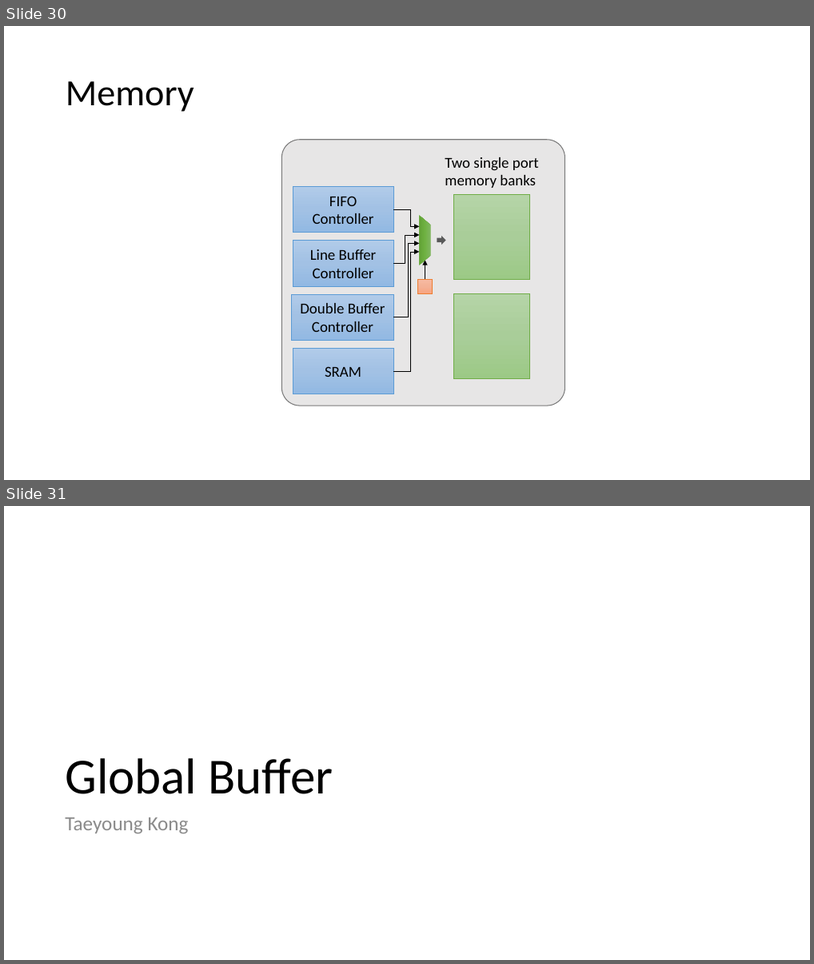
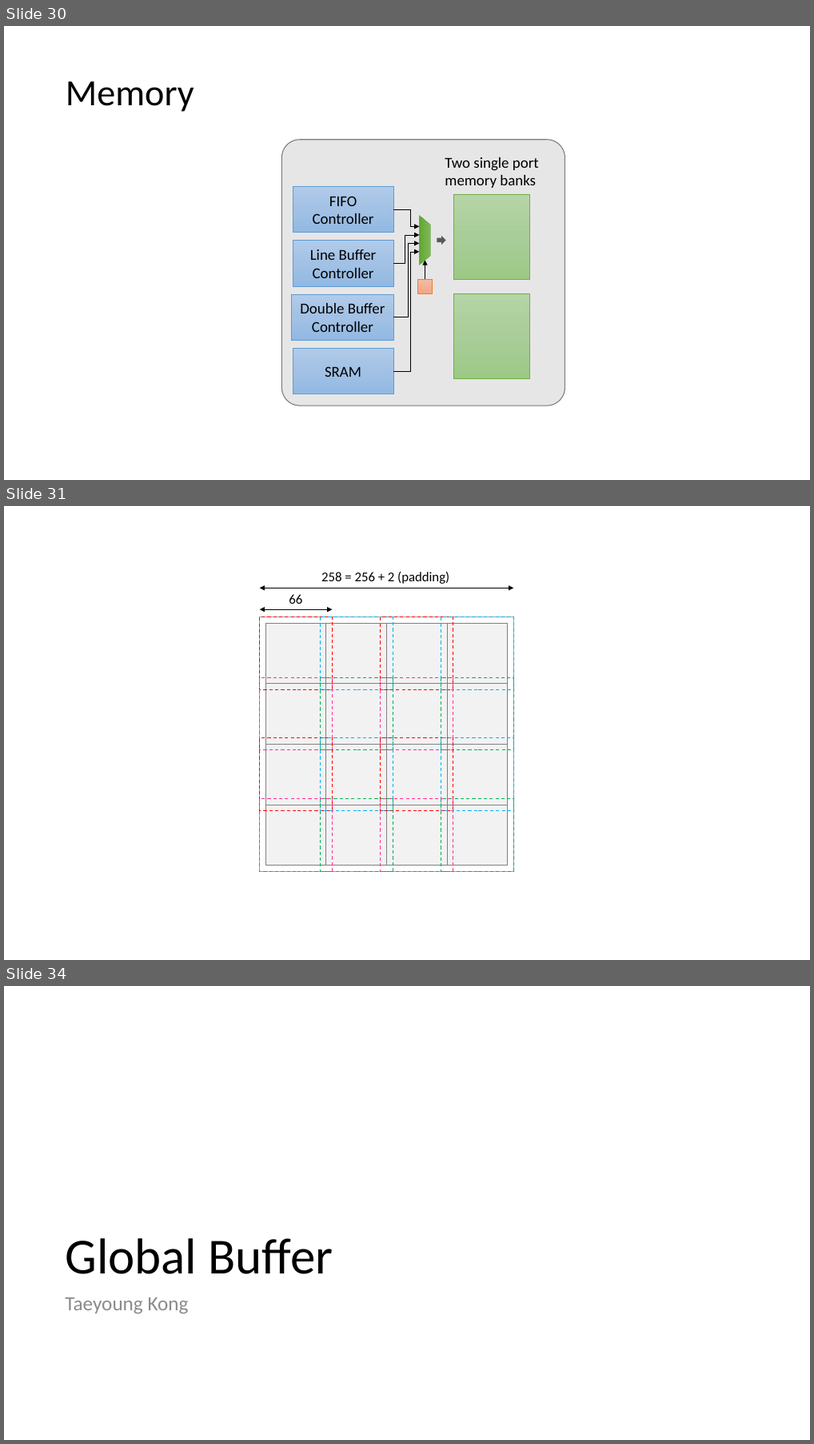
Before and after one commit to StanfordAHA/doc, a slide deck: 2019-05-10-garnet-block-diagrams.pptx. Shown one above the other, each under a label of ours: slides 30 and 31 before the commit, slides 30, 31 and 34 after it; the slides between them are not shown. The pictures are 814x964 and 814x1444 pixels, drawn with LibreOffice and Linux fonts; fonts in the diff are those of the drawing. Boxes give left, top, right and bottom in pixels: in the first picture for what was removed or moved away, otherwise in the second. Text is boxed around its words. In the diff, an @@ line names an element or a change of style, - is before the commit and + after.

```diff
--- a/2019-05-10-garnet-block-diagrams.pptx
+++ b/2019-05-10-garnet-block-diagrams.pptx
@@ slide 31 added at (x1=4, y1=506, x2=810, y2=960), background #FFFFFF @@
@@ text added at (x1=322, y1=572, x2=450, y2=584), 16 pt, text #000000 @@
+258 = 256 + 2 (padding)
@@ double arrow added from (260, 588) to (514, 588), #000000 0.5 pt @@
@@ text added at (x1=289, y1=594, x2=302, y2=604), 16 pt, text #000000 @@
+66
@@ rectangle added at (x1=260, y1=616, x2=514, y2=871), fill #FFFFFF, outline #A5A5A5 1 pt @@
@@ double arrow added from (260, 609) to (333, 609), #000000 0.5 pt @@
@@ table added at (x1=266, y1=623, x2=508, y2=864), 4 rows, 4 columns @@
+ |  |  | 
+ |  |  | 
+ |  |  | 
+ |  |  | 
@@ group added at (x1=260, y1=616, x2=514, y2=689): 4 rectangles @@
@@ group added at (x1=260, y1=677, x2=514, y2=750): 4 rectangles @@
@@ group added at (x1=260, y1=738, x2=514, y2=810): 4 rectangles @@
@@ group added at (x1=260, y1=798, x2=514, y2=871): 4 rectangles @@
@@ what was slide 31 is now slide 34 @@
```
Also in this commit, not shown: 2 other slides added, 6 other files.
